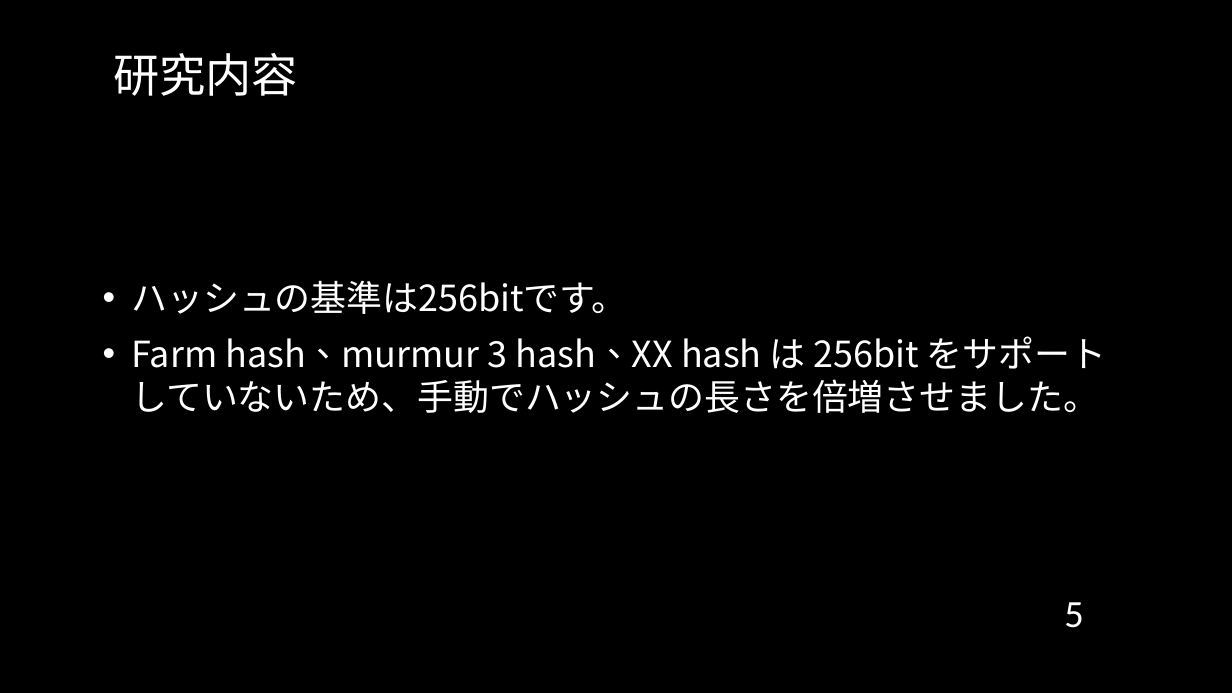
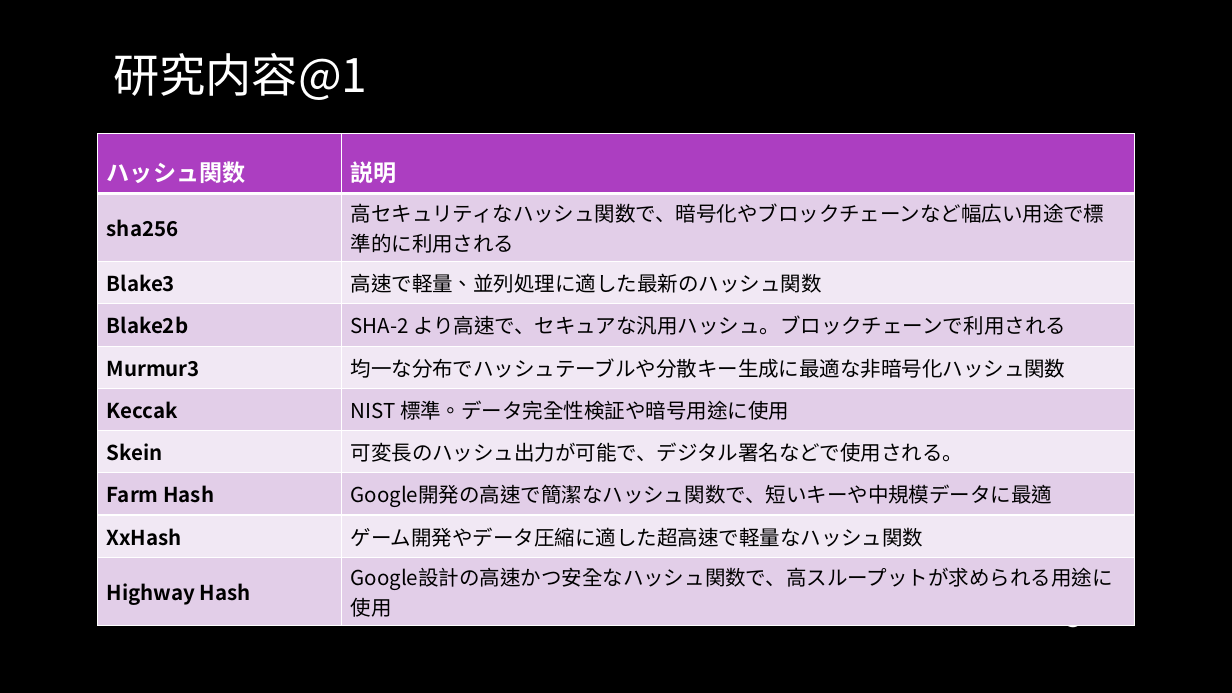
Before and after one commit to cyrusmanosa/Ecc-Year-3, a slide deck: slide 5 of Y3-Sem2/ITゼミ演習II/2025年度_01月報告会_Sk3a04_文家俊.pptx. Drawn at 1232x693 pixels with LibreOffice and Linux fonts; fonts in the diff are those of the drawing; background and template pictures are left out. Boxes give left, top, right and bottom in pixels: in the first picture for what was removed or moved away, otherwise in the second. Text is boxed around its words. In the diff, an @@ line names an element or a change of style, - is before the commit and + after.

```diff
--- a/Y3-Sem2/ITゼミ演習II/2025年度_01月報告会_Sk3a04_文家俊.pptx
+++ b/Y3-Sem2/ITゼミ演習II/2025年度_01月報告会_Sk3a04_文家俊.pptx
@@ title at <box>113,53,367,100</box>: text changed @@
-研究内容
+研究内容@1
@@ table added at <box>98,134,1135,621</box>, 10 rows, 2 columns @@
+ハッシュ関数 | 説明
+sha256 | 高セキュリティなハッシュ関数で、暗号化やブロックチェーンなど幅広い用途で標準的に利用される
+Blake3 | 高速で軽量、並列処理に適した最新のハッシュ関数
+Blake2b | SHA-2 より高速で、セキュアな汎用ハッシュ。ブロックチェーンで利用される
+Murmur3 | 均一な分布でハッシュテーブルや分散キー生成に最適な非暗号化ハッシュ関数
+Keccak | NIST 標準。データ完全性検証や暗号用途に使用
+Skein | 可変長のハッシュ出力が可能で、デジタル署名などで使用される。
+Farm Hash | Google開発の高速で簡潔なハッシュ関数で、短いキーや中規模データに最適
+XxHash | ゲーム開発やデータ圧縮に適した超高速で軽量なハッシュ関数
+Highway Hash | Google設計の高速かつ安全なハッシュ関数で、高スループットが求められる用途に使用
@@ text removed at <box>131,280,1106,413</box> @@
-• ハッシュの基準は256bitです。
-• Farm hash、murmur 3 hash、XX hash は 256bit をサポートしていないため、手動でハッシュの長さを倍増させました。
```
Also in this commit, not shown: 6 other slides changed, 5 slides added, 32 other files.
